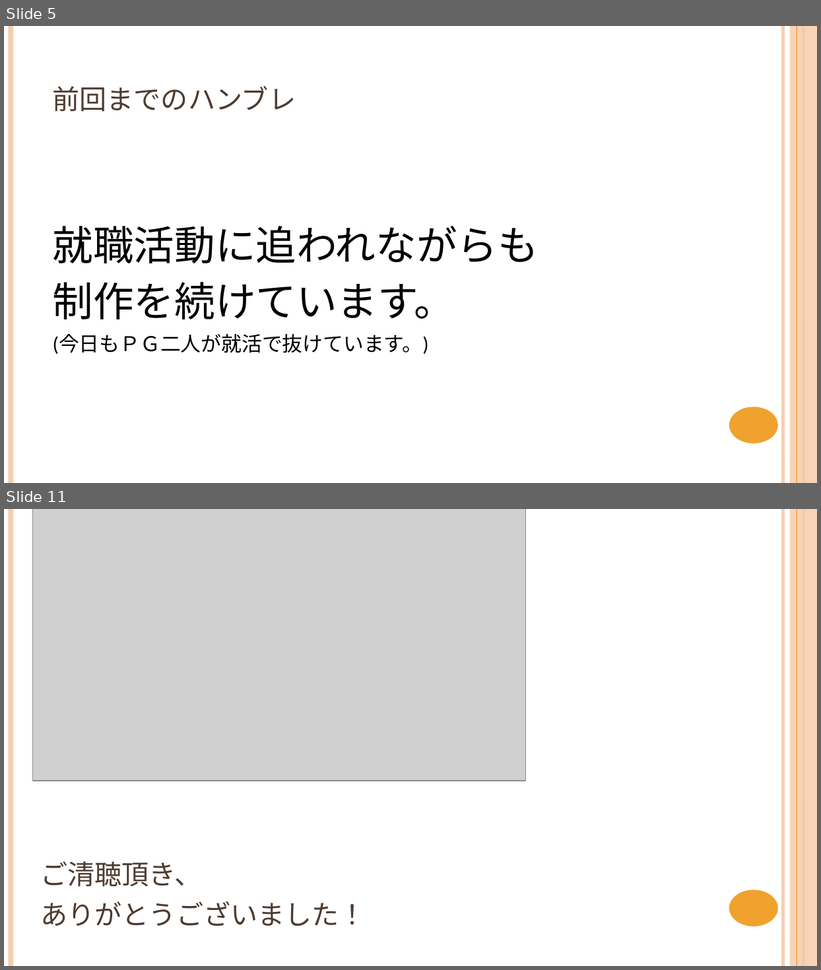
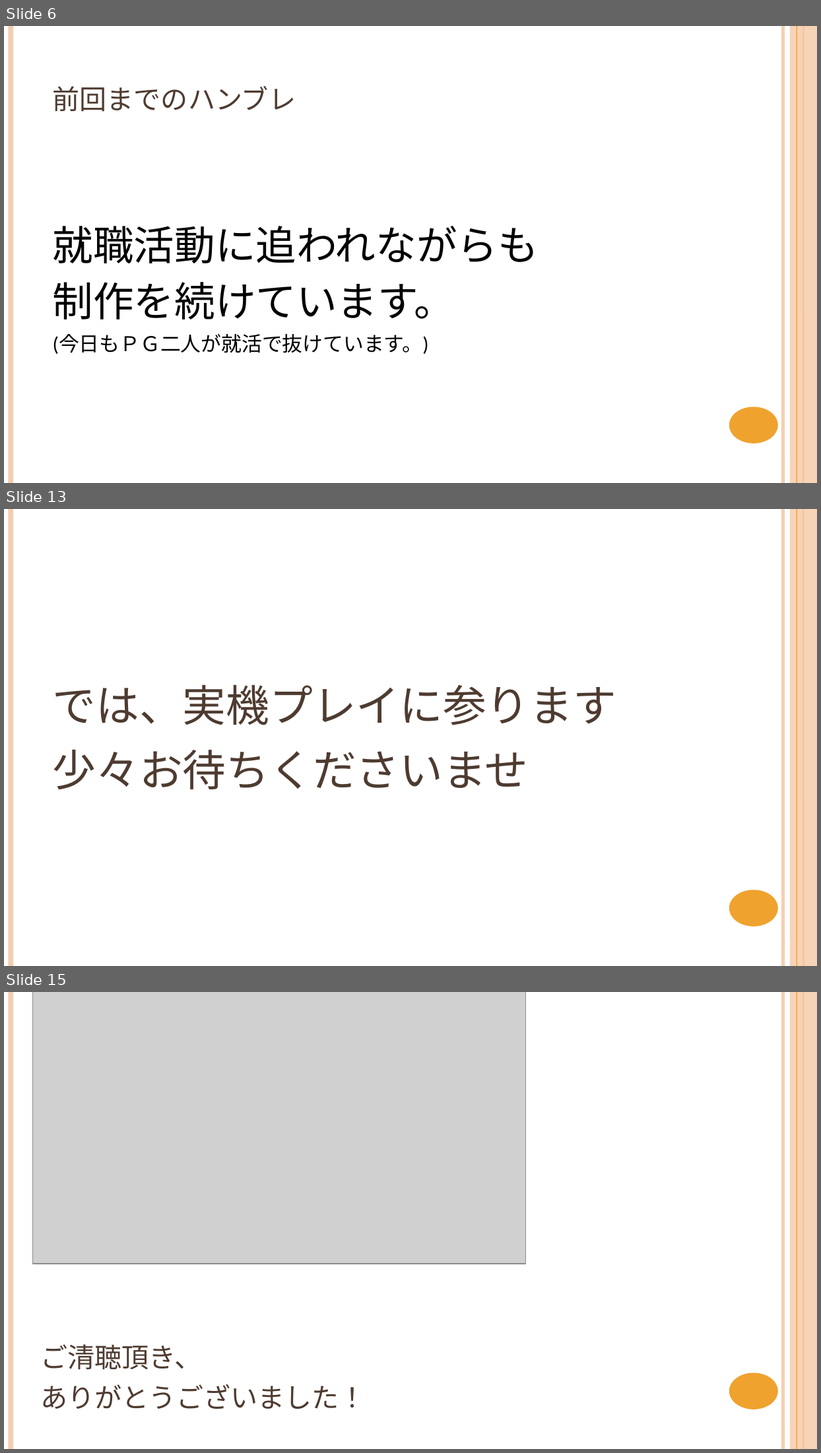
Before and after one commit to NyamLand/VSRPG, a slide deck: 仕様/プレゼンテーション/第二回発表.pptx. Shown one above the other, each under a label of ours: slides 5 and 11 before the commit, slides 6, 13 and 15 after it; the slides between them are not shown. The pictures are 821x970 and 821x1453 pixels, drawn with LibreOffice and Linux fonts; fonts in the diff are those of the drawing; grey boxes stand for pictures. Boxes give left, top, right and bottom in pixels: in the first picture for what was removed or moved away, otherwise in the second. Text is boxed around its words. In the diff, an @@ line names an element or a change of style, - is before the commit and + after.

Commit message:
プレゼン更新＆採れたてのBGMよっ！！

```diff
--- a/仕様/プレゼンテーション/第二回発表.pptx
+++ b/仕様/プレゼンテーション/第二回発表.pptx
@@ slide 13 added at [4, 509, 817, 966], background #FFFFFF; not listed: 6 template elements that a slide beside it also shows @@
@@ title added at [53, 685, 616, 790], 48 pt, text #4E3B30, small capitals @@
+では、実機プレイに参ります
+少々お待ちくださいませ
@@ what was slide 5 is now slide 6 @@
@@ what was slide 11 is now slide 15 @@
```
Also in this commit, not shown: 6 slides changed, 3 other slides added, 3 other files.
